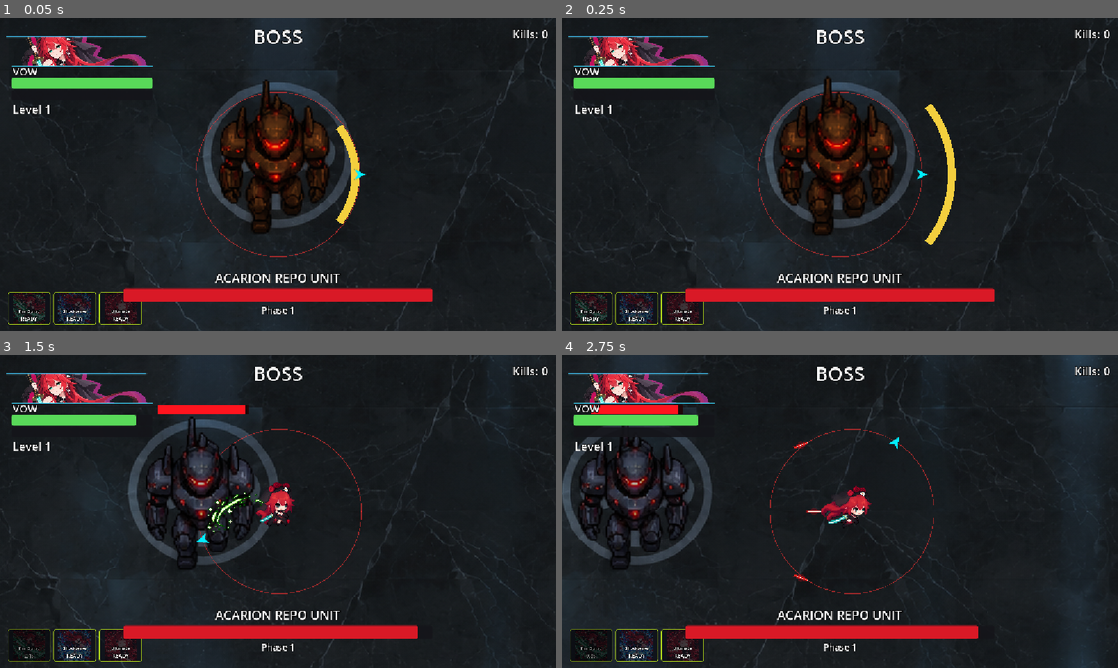
Above: before the commit, frames 1-4 (two rows, left to right).
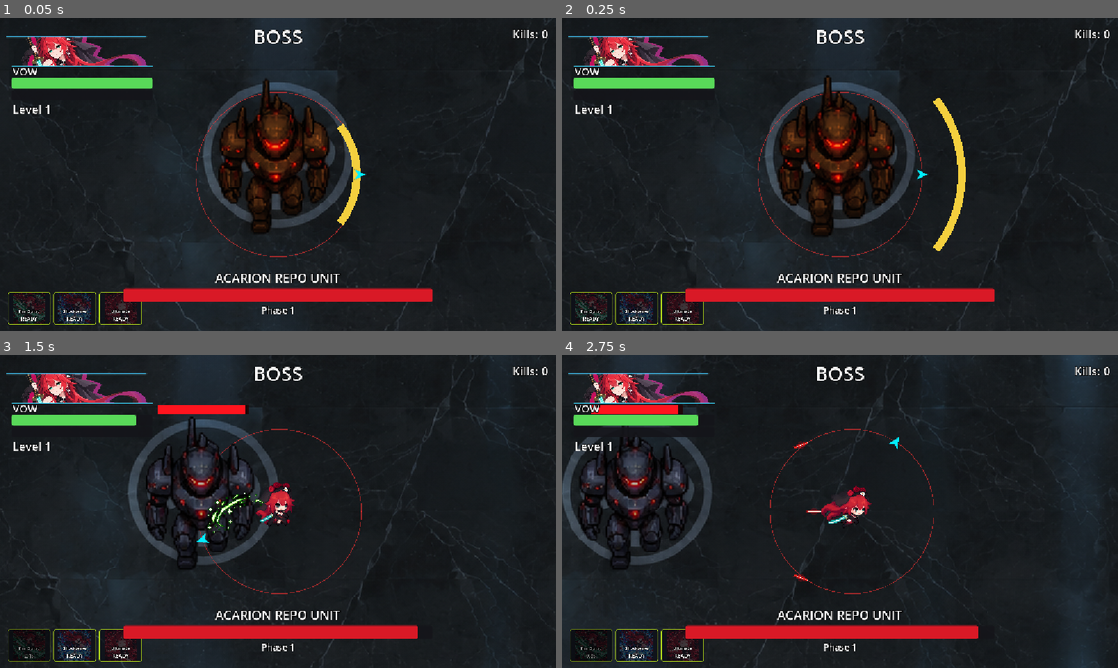
Above: after the commit, the same moments.

Repository: Shaheer-Abbasi/Projekt-Novi
Game: Godot game, scene res://scenes/Levels/2.tscn
The game is run twice, just before and just after one commit, with the same random seed, the same clock (stepped at 60 frames per second) and the same inputs. This scene is started directly instead of the project's main scene. Video files are missing from this copy of the repository; at most half a second of black plays in their place. Sound files missing from this copy of the repository are replaced by a short silence.
Inputs (mouse positions are in pixels of both pictures, inside the frame that each line leads up to):
- Up to frame 1 (0.05 s): no input
- Up to frame 2 (0.25 s): no input
- Up to frame 3 (1.5 s): tap Enter at 0.5 s; move the mouse to (400, 495) at 0.52 s; hold D (right) 0.53-1.25 s; tap 1 (ability_1) at 0.6 s; click (400, 495) at 0.67 s; drag from (166, 527) to (250, 574) at 1.27 s
- Up to frame 4 (2.75 s): move the mouse to (895, 442) at 2.02 s; hold D (right) from 2.03 s (still down); tap Shift (ability_3) at 2.1 s

The runs differ from the first frame. In frame 1, 0.2% of the frame differs, in the area x 39-65%, y 19-67%; in frame 2, 1.8%, in the area x 39-73%, y 18-75%; in frame 3, less than 0.1%; in frame 4, nothing differs.

Commit message:
Speed up Acarion cone windup

Diff:
--- a/projekt-novi/scripts/Temp_Scripts/acarion_repo_unit.gd
+++ b/projekt-novi/scripts/Temp_Scripts/acarion_repo_unit.gd
@@ -20,7 +20,7 @@
 @export var cone_half_angle_degrees: float = 38.0
 @export var cone_damage: float = 14.0
 @export var cone_cooldown: float = 1.25
-@export var cone_windup: float = 1.25
+@export var cone_windup: float = 1.0
 
 @export_group("Anti-Camp Spin")
 @export var close_time_before_spin: float = 5.0
